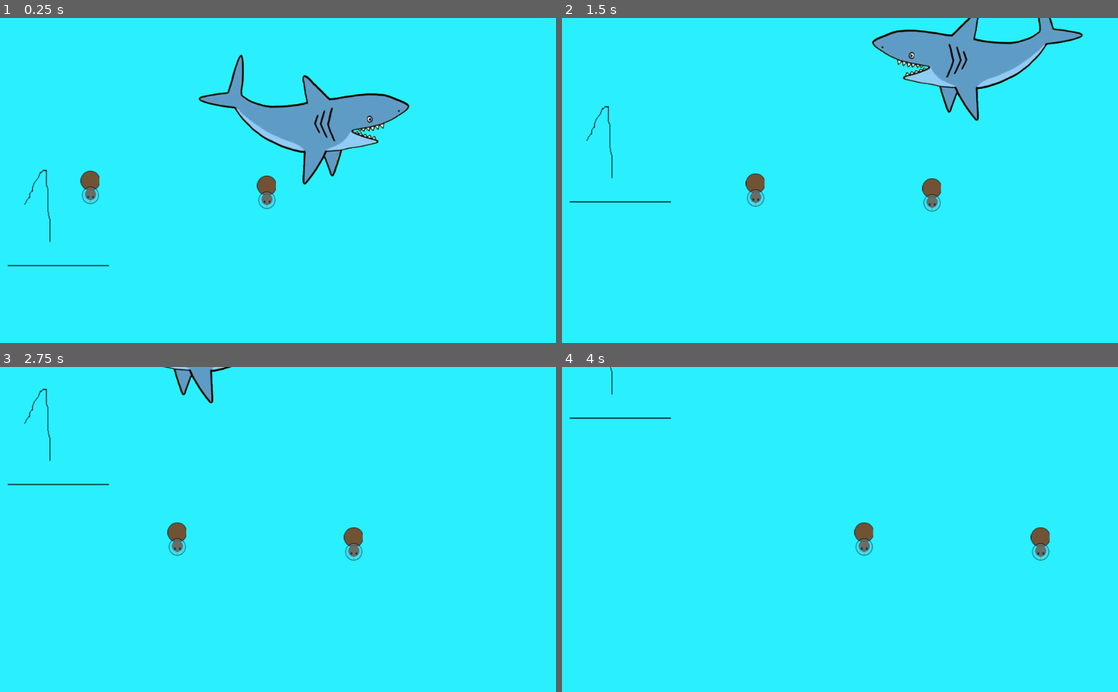
Above: before the commit, frames 1-4 (two rows, left to right).
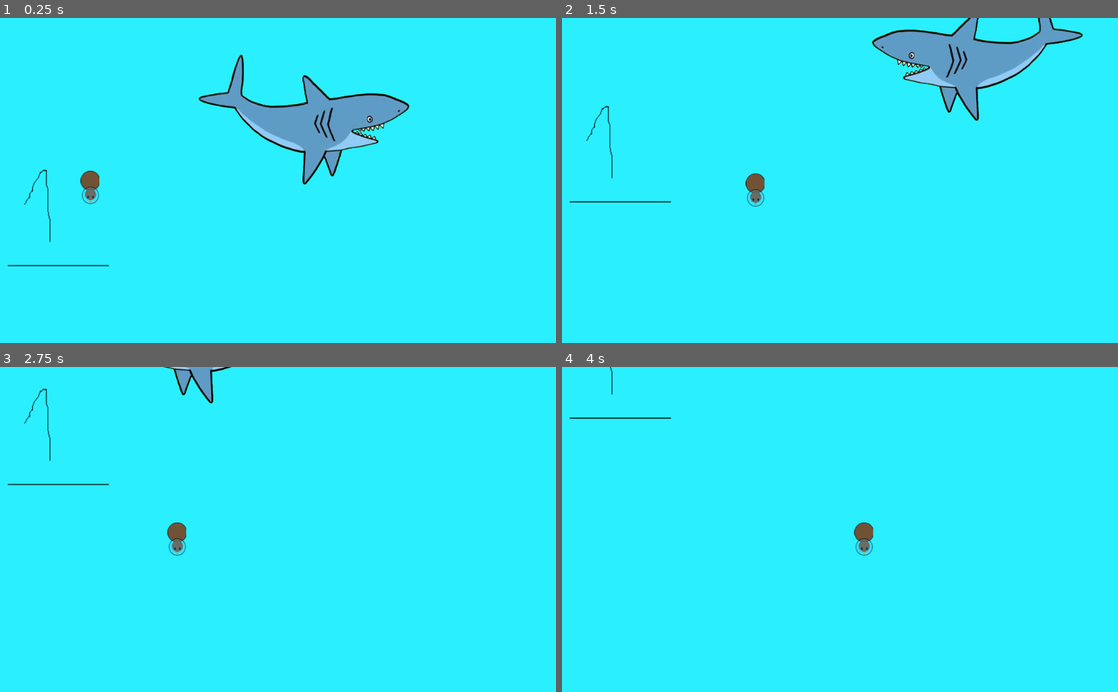
Above: after the commit, the same moments.

Repository: Cpt-Barbosa/CodeGameJam2022
Game: Godot game, scene res://scenes/Game.tscn
The game is run twice, just before and just after one commit, with the same random seed, the same clock (stepped at 60 frames per second) and the same inputs.
Inputs:
- Up to frame 1 (0.25 s): no input
- Up to frame 2 (1.5 s): hold D (move_right) from 0.53 s (still down)
- Up to frame 3 (2.75 s): release D (move_right) at 2.03 s; hold Q (move_left) from 2.03 s (still down)
- Up to frame 4 (4 s): release Q (move_left) at 2.78 s; hold D (move_right) from 2.78 s (still down)

The runs differ from the first frame. In frame 1, 0.3% of the frame differs, in the area x 46-50%, y 48-59%; in frame 2, 0.3%; in frame 3, 0.3%; in frame 4, 0.3%.

Commit message:
Ajout de sprite
Bulle, Band de poisson et ancre

Diff:
--- a/scenes/Game.tscn
+++ b/scenes/Game.tscn
@@ -8,7 +8,7 @@
 extents = Vector2( 34.5, 1749.25 )
 
 [sub_resource type="RectangleShape2D" id=5]
-extents = Vector2( 518, 10 )
+extents = Vector2( 510.5, 10 )
 
 [node name="Game" type="Node2D"]
 
@@ -36,9 +36,6 @@
 position = Vector2( 49, 1497 )
 shape = SubResource( 4 )
 
-[node name="Joueur" parent="." instance=ExtResource( 2 )]
-position = Vector2( 482, 309 )
-
 [node name="Sol" type="StaticBody2D" parent="."]
 position = Vector2( 529, 3435 )
 
Binary file added: sprite/bonus/bulle.png
Not shown, added: sprite/bonus/bulle.png.import
Binary file added: sprite/ennemi/Band_De_Poisson.png
Not shown, added: sprite/ennemi/Band_De_Poisson.png.import
Binary file added: sprite/joueur/Ancre.png
Not shown, added: sprite/joueur/Ancre.png.import
